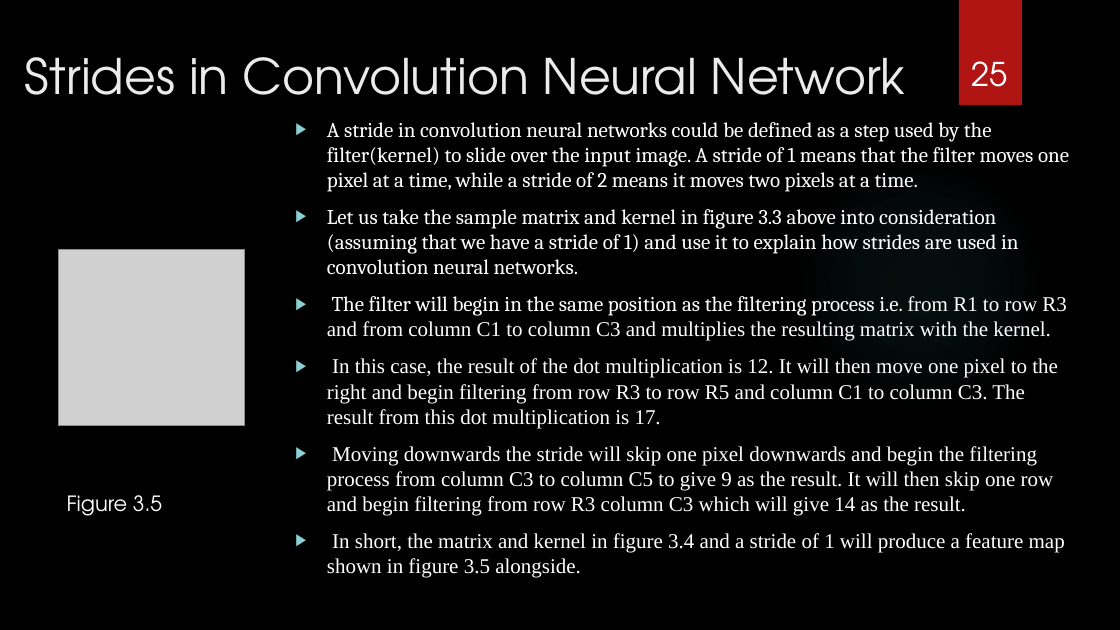
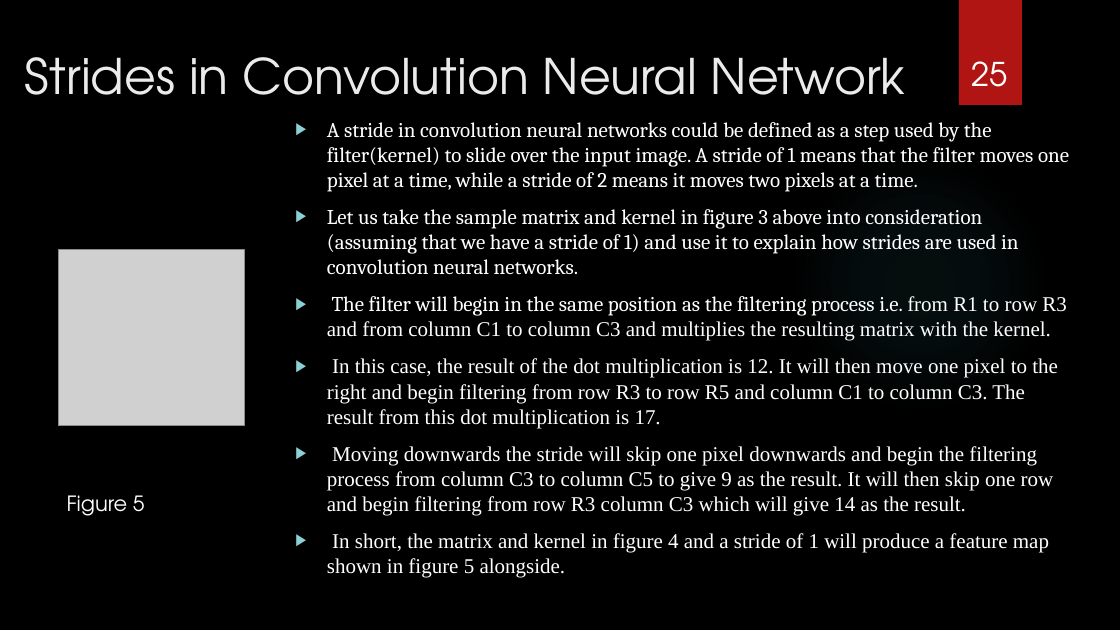
Before and after one commit to cycks/PgdThesis, a slide deck: slide 25 of mydocuments/Examining The Effect of Padding on Facial Recognition.pptx. Drawn at 1120x630 pixels with LibreOffice and Linux fonts; fonts in the diff are those of the drawing; grey boxes stand for pictures; background and template pictures are left out. Boxes give left, top, right and bottom in pixels: in the first picture for what was removed or moved away, otherwise in the second. Text is boxed around its words. In the diff, an @@ line names an element or a change of style, - is before the commit and + after.

```diff
--- a/mydocuments/Examining The Effect of Padding on Facial Recognition.pptx
+++ b/mydocuments/Examining The Effect of Padding on Facial Recognition.pptx
@@ text at [327, 209, 1019, 275]: text changed @@
-▶ Let us take the sample matrix and kernel in figure 3.3 above into consideration (assuming that we have a stride of 1) and use it to explain how strides are used in convolution neural networks.
+▶ Let us take the sample matrix and kernel in figure 3 above into consideration (assuming that we have a stride of 1) and use it to explain how strides are used in convolution neural networks.
@@ text at [67, 495, 145, 516]: text changed @@
-Figure 3.5
+Figure 5
@@ text at [327, 533, 1049, 578]: text changed @@
-▶ In short, the matrix and kernel in figure 3.4 and a stride of 1 will produce a feature map shown in figure 3.5 alongside.
+▶ In short, the matrix and kernel in figure 4 and a stride of 1 will produce a feature map shown in figure 5 alongside.
```
Also in this commit, not shown: 14 other slides changed, 1 slide added, 2 slides removed, 4 other files.
